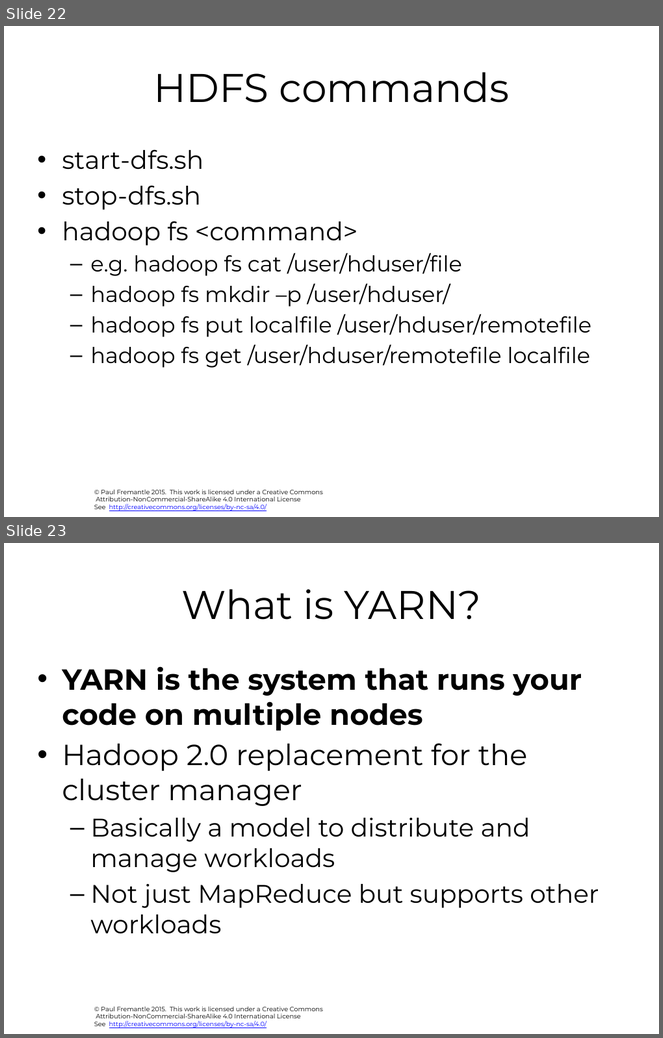
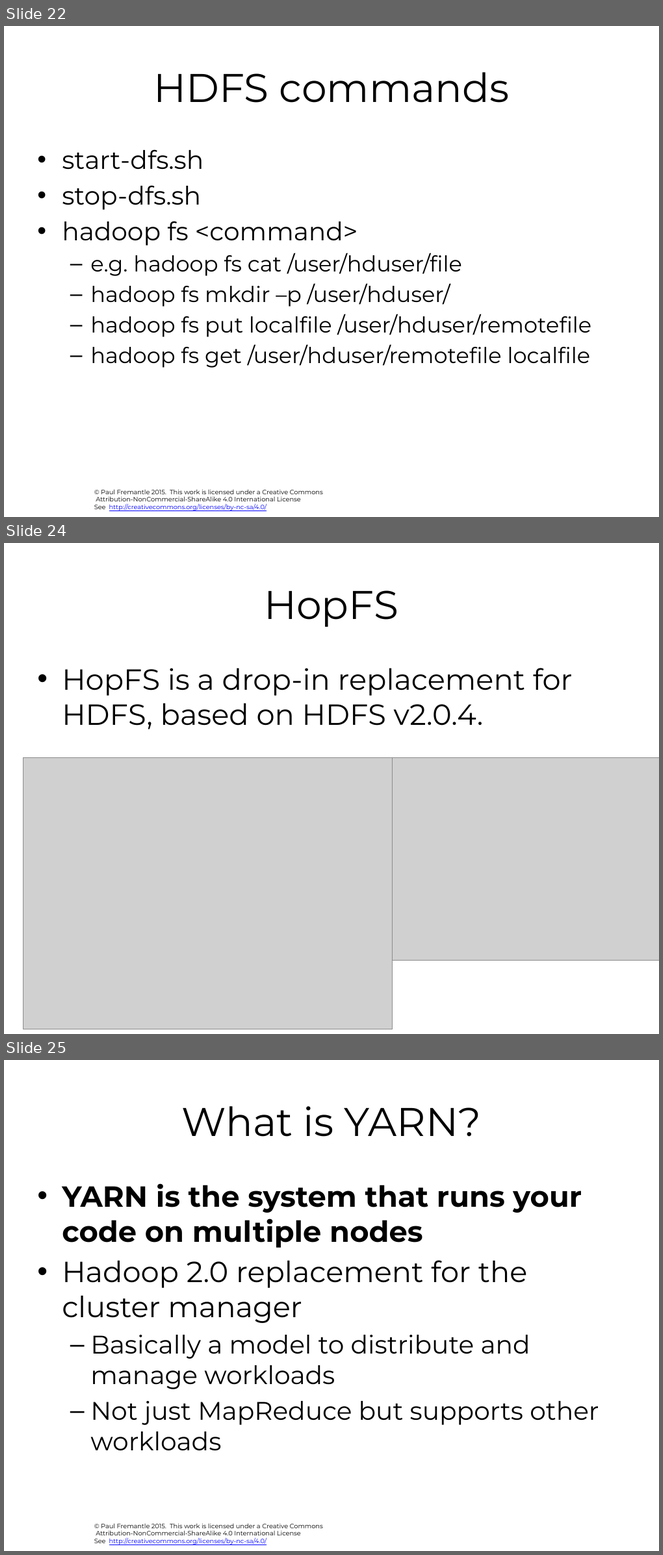
Before and after one commit to pzfreo/ox-clo, a slide deck: pres-source/05-mr-hadoop.pptx. Shown one above the other, each under a label of ours: slides 22 and 23 before the commit, slides 22, 24 and 25 after it; the slides between them are not shown. The pictures are 663x1038 and 663x1555 pixels, drawn with LibreOffice and Linux fonts; fonts in the diff are those of the drawing; grey boxes stand for pictures; background and template pictures are left out. Boxes give left, top, right and bottom in pixels: in the first picture for what was removed or moved away, otherwise in the second. Text is boxed around its words. In the diff, an @@ line names an element or a change of style, - is before the commit and + after.

```diff
--- a/pres-source/05-mr-hadoop.pptx
+++ b/pres-source/05-mr-hadoop.pptx
@@ slide 24 added at bbox=[4, 543, 659, 1034], background #FFFFFF; not listed: 1 template element that a slide beside it also shows @@
@@ title added at bbox=[264, 590, 399, 627], 44 pt, text #000000 @@
+HopFS
@@ text added at bbox=[62, 668, 573, 730], 32 pt, text #000000 @@
+• HopFS is a drop-in replacement for HDFS, based on HDFS v2.0.4.
@@ picture added at bbox=[23, 758, 392, 1030] @@
@@ picture added at bbox=[393, 758, 659, 960] @@
@@ what was slide 23 is now slide 25 @@
```
Also in this commit, not shown: 1 other slide added, 8 other files.
